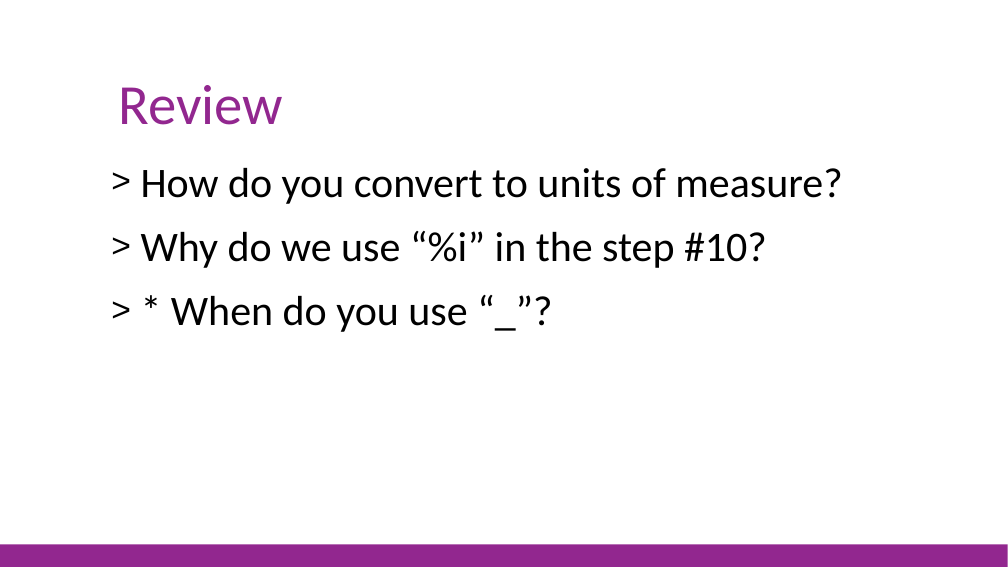
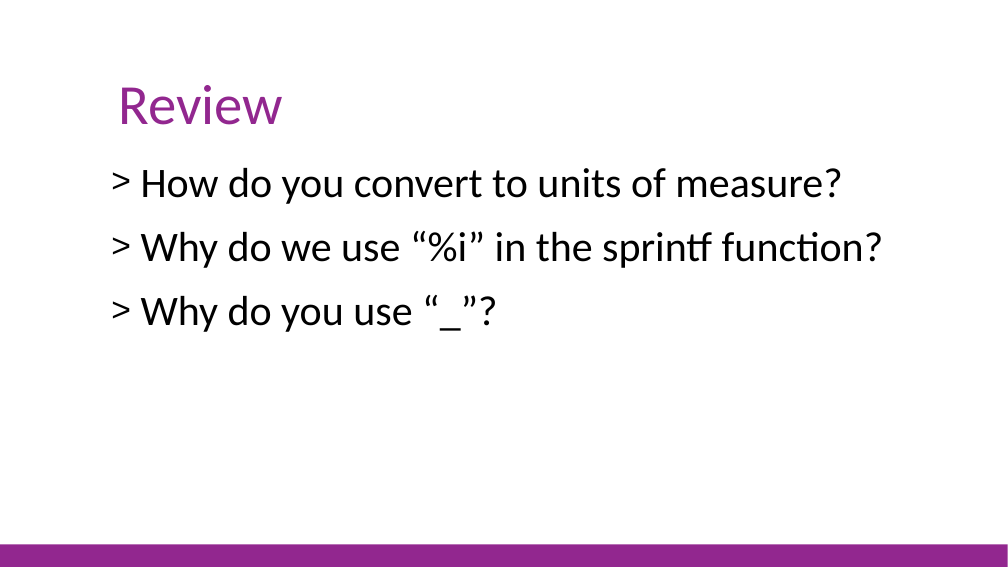
Before and after one commit to jorgef/fsharpworkshop, a slide deck: slide 59 of FSharpWorkshop_Slides.pptx. Drawn at 1008x567 pixels with LibreOffice and Linux fonts; fonts in the diff are those of the drawing. Boxes give left, top, right and bottom in pixels: in the first picture for what was removed or moved away, otherwise in the second. Text is boxed around its words. In the diff, an @@ line names an element or a change of style, - is before the commit and + after.

```diff
--- a/FSharpWorkshop_Slides.pptx
+++ b/FSharpWorkshop_Slides.pptx
@@ text at [141,231,884,332]: text changed @@
-> Why do we use “%i” in the step #10?
-> * When do you use “_”?
+> Why do we use “%i” in the sprintf function?
+> Why do you use “_”?
```
Also in this commit, not shown: 14 other slides changed, 3 other files.
